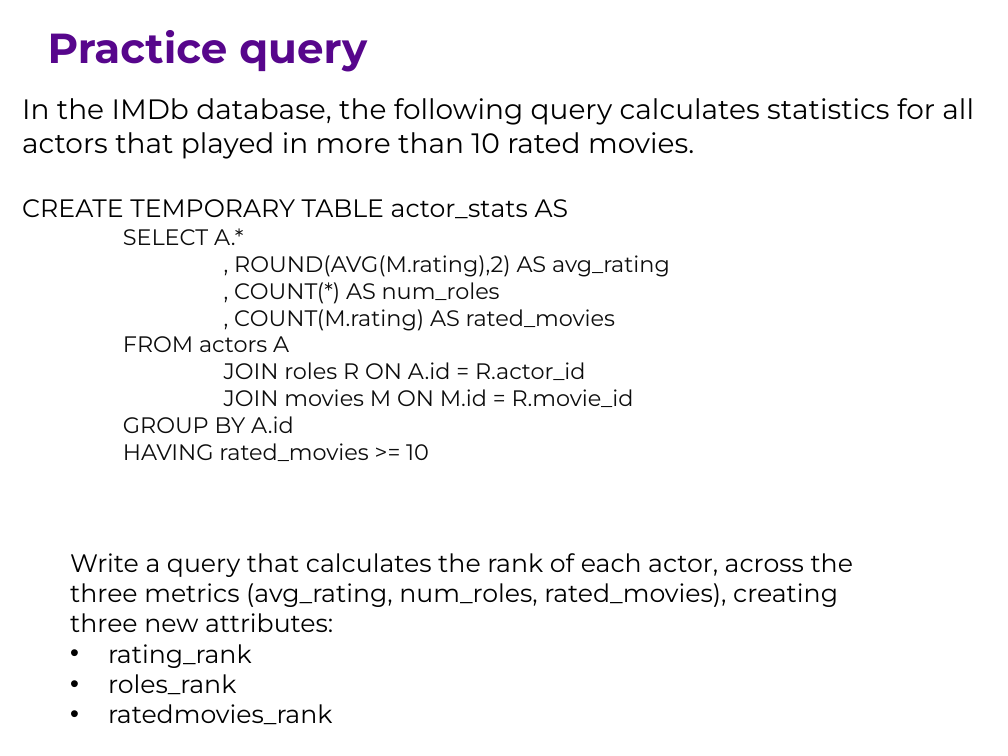
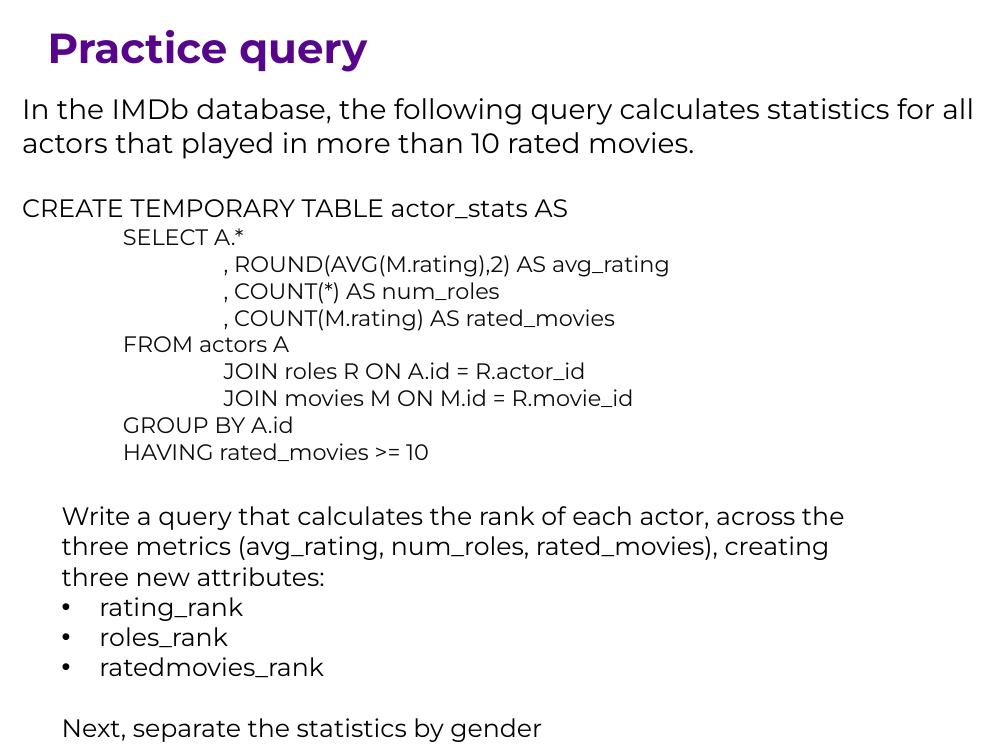
Before and after one commit to ipeirotis/introduction-to-databases, a slide deck: slide 15 of session7/G-Window_queries.pptx (slide 10 before the commit). Drawn at 1008x756 pixels with LibreOffice and Linux fonts; fonts in the diff are those of the drawing. Boxes give left, top, right and bottom in pixels: in the first picture for what was removed or moved away, otherwise in the second. Text is boxed around its words. In the diff, an @@ line names an element or a change of style, - is before the commit and + after.

```diff
--- a/session7/G-Window_queries.pptx
+++ b/session7/G-Window_queries.pptx
@@ text "Write a query that calculates ...": place and size @@
-text "Write a query that calculates ..." at [70,553,854,725]
+text "Write a query that calculates ..." at [62,506,845,742]
@@ text at [62,718,542,742]: paragraph added @@
+Next, separate the statistics by gender
```
Also in this commit, not shown: 2 other slides changed, 3 slides added, 1 slide removed.
